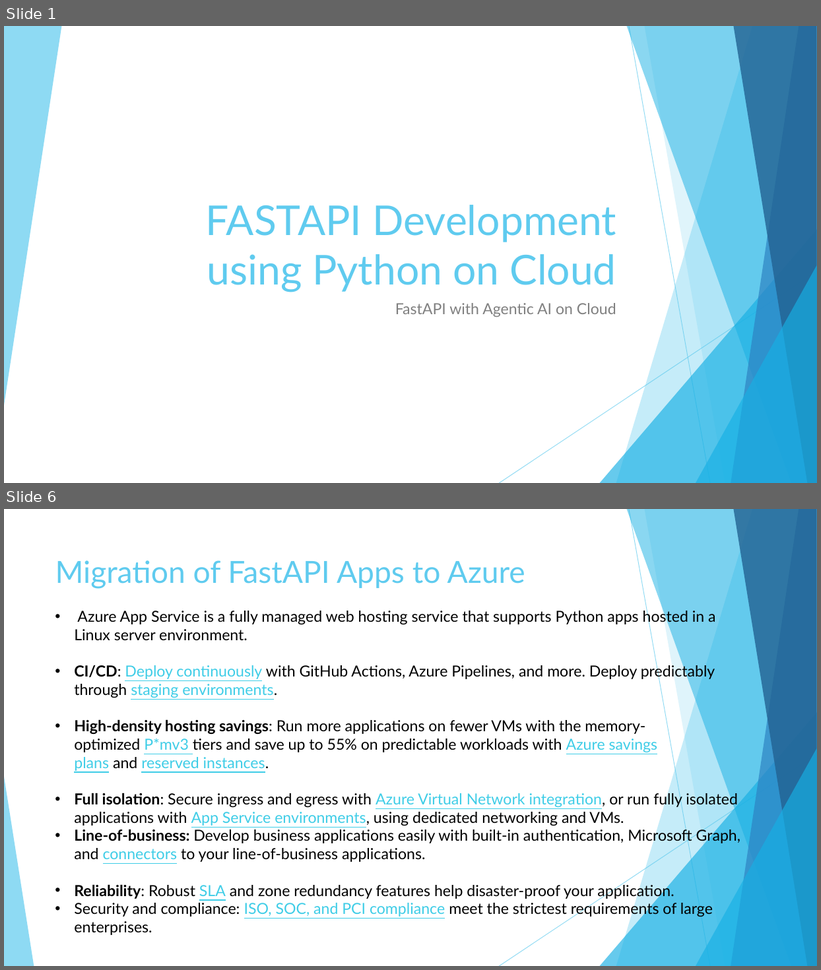
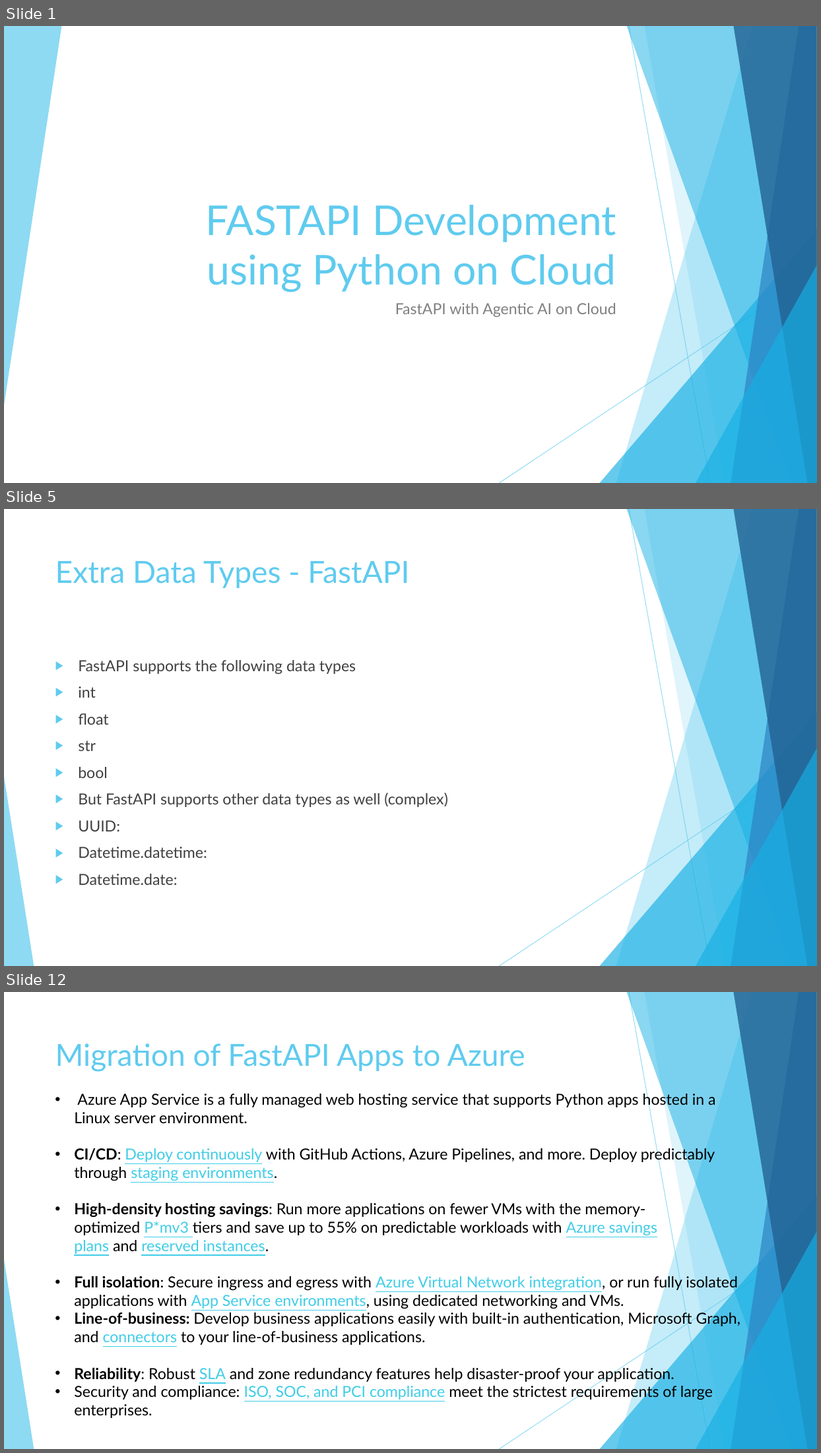
Before and after one commit to imcuteani/FastAPI-PythonAI-Development, a slide deck: Slides/Day-3/FASTAPI Development using Python on Cloud-Day3.pptx. Shown one above the other, each under a label of ours: slides 1 and 6 before the commit, slides 1, 5 and 12 after it; the slides between them are not shown. The pictures are 821x970 and 821x1453 pixels, drawn with LibreOffice and Linux fonts; fonts in the diff are those of the drawing. Boxes give left, top, right and bottom in pixels: in the first picture for what was removed or moved away, otherwise in the second. Text is boxed around its words. In the diff, an @@ line names an element or a change of style, - is before the commit and + after.

```diff
--- a/Slides/Day-3/FASTAPI Development using Python on Cloud-Day3.pptx
+++ b/Slides/Day-3/FASTAPI Development using Python on Cloud-Day3.pptx
@@ slide 5 added at (x1=4, y1=509, x2=817, y2=966), background #FFFFFF; not listed: 10 template elements that a slide beside it also shows @@
@@ title added at (x1=55, y1=561, x2=409, y2=588), 36 pt, text #5FCBEF @@
+Extra Data Types - FastAPI
@@ text added at (x1=78, y1=660, x2=448, y2=885), 18 pt, text #404040 @@
+▶ FastAPI supports the following data types
+▶ int
+▶ float
+▶ str
+▶ bool
+▶ But FastAPI supports other data types as well (complex)
+▶ UUID:
+▶ Datetime.datetime:
+▶ Datetime.date:
@@ what was slide 6 is now slide 12 @@
```
Also in this commit, not shown: 3 slides changed, 11 other slides added, 8 other files.
